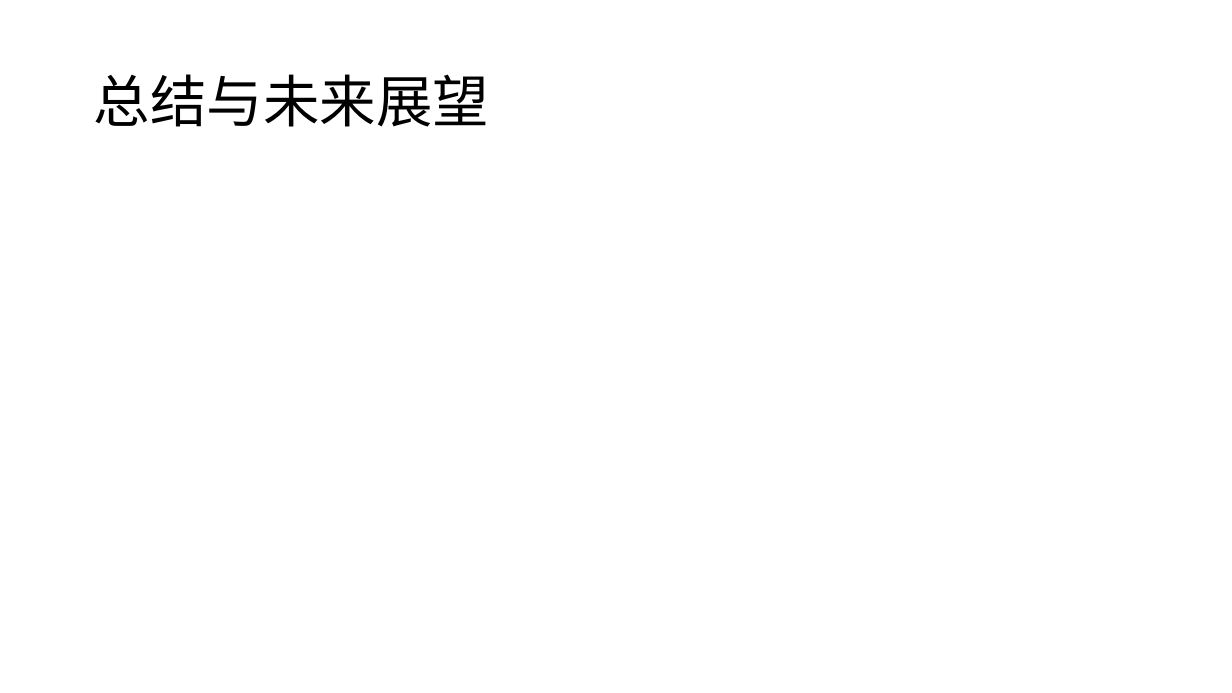
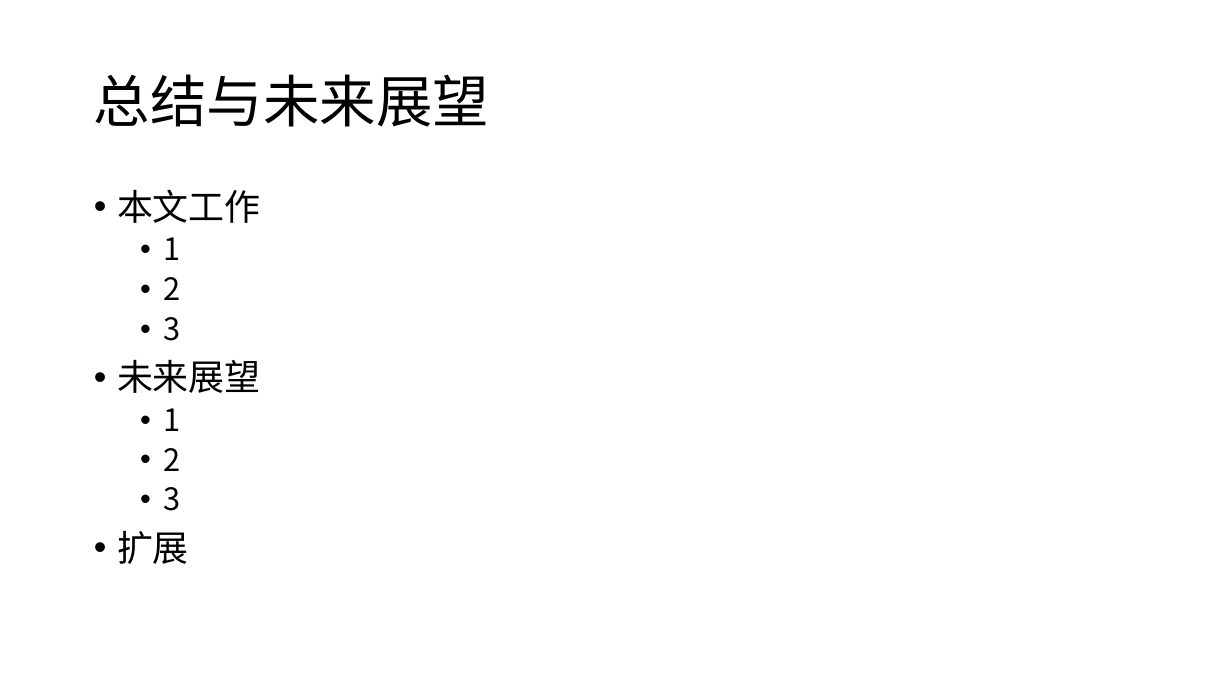
Before and after one commit to sfzhou5678/lstm, a slide deck: slide 28 of 毕业答辩.pptx (slide 11 before the commit). Drawn at 1232x693 pixels with LibreOffice and Linux fonts; fonts in the diff are those of the drawing. Boxes give left, top, right and bottom in pixels: in the first picture for what was removed or moved away, otherwise in the second. Text is boxed around its words. In the diff, an @@ line names an element or a change of style, - is before the commit and + after.

```diff
--- a/毕业答辩.pptx
+++ b/毕业答辩.pptx
@@ text added at (117, 189, 261, 564), 28 pt, text #000000 @@
+• 本文工作
+  • 1
+  • 2
+  • 3
+• 未来展望
+  • 1
+  • 2
+  • 3
+• 扩展
```
Also in this commit, not shown: 5 other slides changed, 20 slides added, 5 slides removed, 1 other file.
